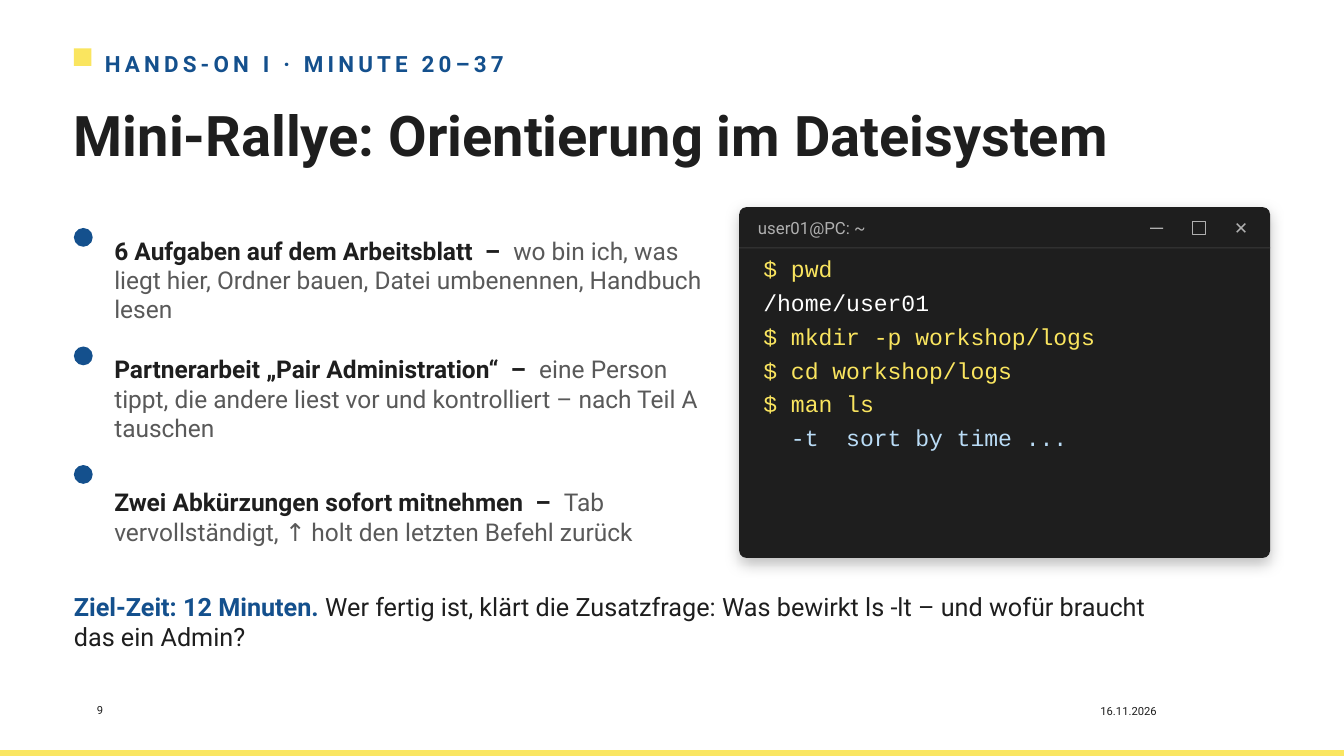
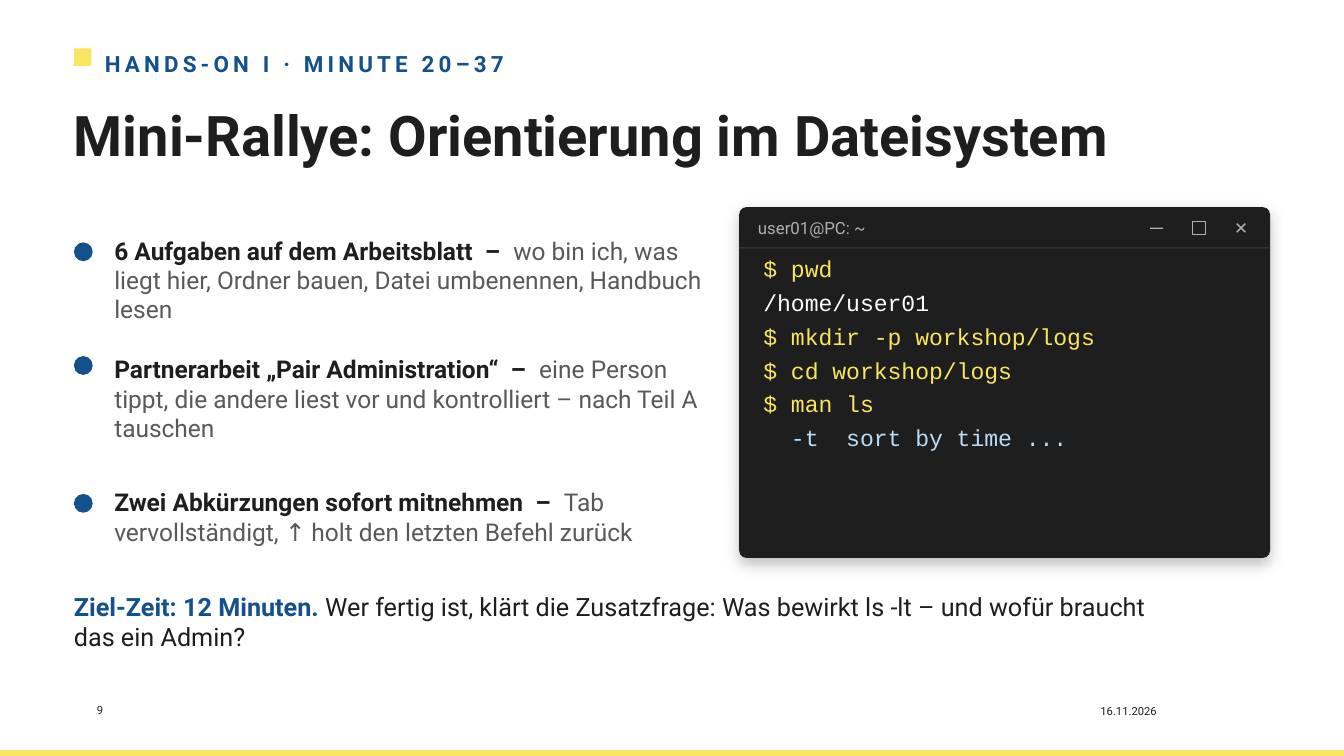
Before and after one commit to HerrZI/wsl2-school-lab, a slide deck: slide 9 of dokumente/Workshop_WSL2_Linux_unterrichten_neu.pptx. Drawn at 1344x756 pixels with LibreOffice and Linux fonts; fonts in the diff are those of the drawing; background and template pictures are left out. Boxes give left, top, right and bottom in pixels: in the first picture for what was removed or moved away, otherwise in the second. Text is boxed around its words. In the diff, an @@ line names an element or a change of style, - is before the commit and + after.

```diff
--- a/dokumente/Workshop_WSL2_Linux_unterrichten_neu.pptx
+++ b/dokumente/Workshop_WSL2_Linux_unterrichten_neu.pptx
@@ ellipse: place and size @@
-ellipse at [74, 228, 93, 247]
+ellipse at [74, 243, 93, 262]
@@ ellipse: place and size @@
-ellipse at [74, 347, 93, 366]
+ellipse at [74, 356, 93, 375]
@@ ellipse: place and size @@
-ellipse at [74, 465, 93, 484]
+ellipse at [74, 494, 93, 513]
```
Also in this commit, not shown: 4 other slides changed, 5 other files.
